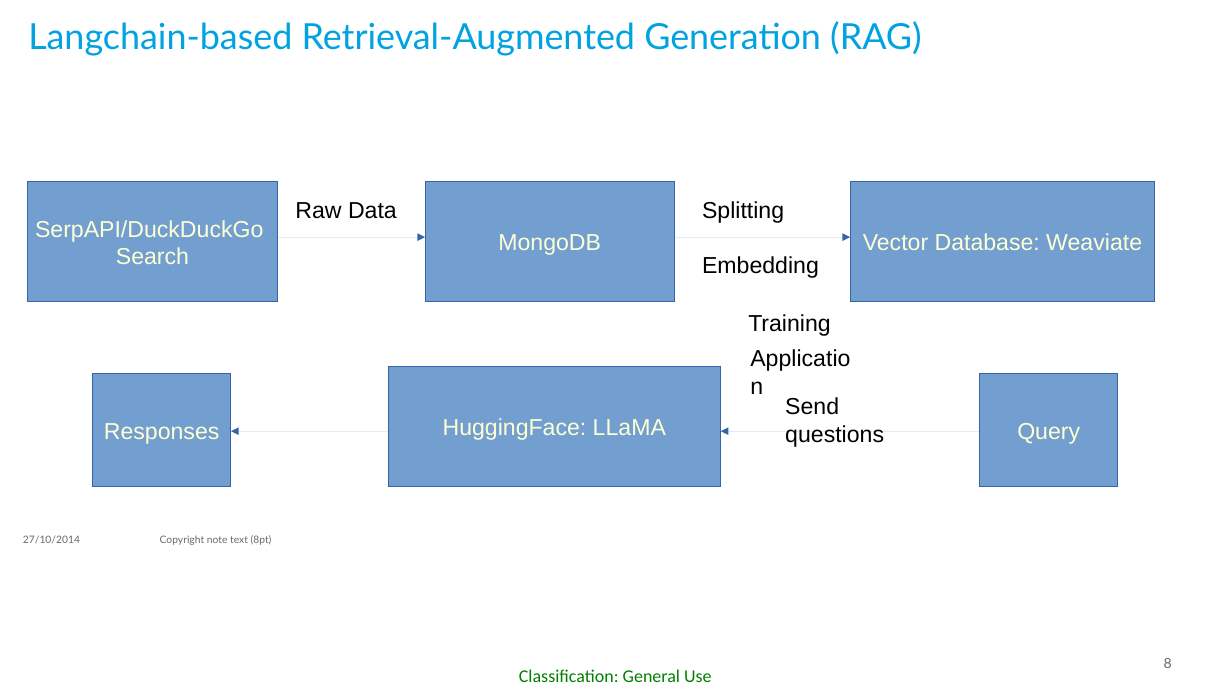
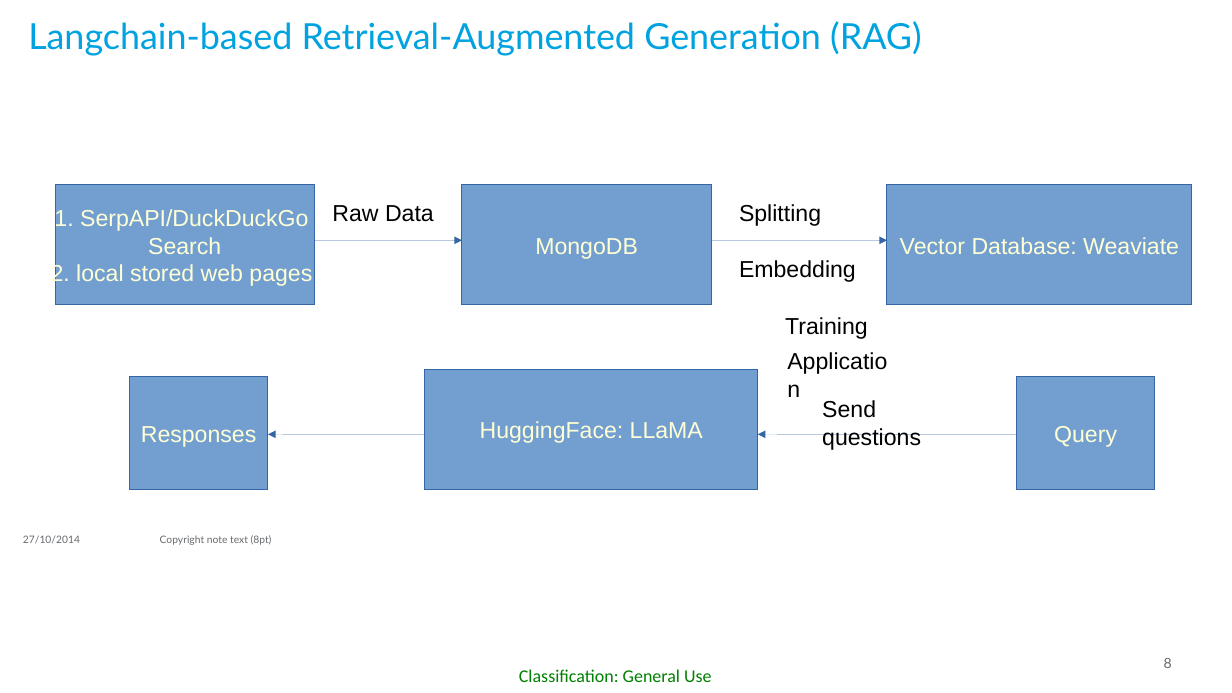
Before and after one commit to AlexWangVT/llm_battery_material_supply_chain, a slide deck: slide 8 of method_explore.pptx. Drawn at 1232x693 pixels with LibreOffice and Linux fonts; fonts in the diff are those of the drawing; background and template pictures are left out. Boxes give left, top, right and bottom in pixels: in the first picture for what was removed or moved away, otherwise in the second. Text is boxed around its words. In the diff, an @@ line names an element or a change of style, - is before the commit and + after.

```diff
--- a/method_explore.pptx
+++ b/method_explore.pptx
@@ rectangle "1. SerpAPI/DuckDuckGo": place and size @@
-rectangle "1. SerpAPI/DuckDuckGo" at box(28, 182, 277, 302)
+rectangle "1. SerpAPI/DuckDuckGo" at box(55, 185, 314, 305)
@@ text in rectangle at box(54, 208, 308, 232): text changed @@
-SerpAPI/DuckDuckGo
+1. SerpAPI/DuckDuckGo
@@ text in rectangle at box(51, 263, 312, 287): paragraph added @@
+2. local stored web pages
@@ 6 texts, 5 rectangles: place and size @@
-6 texts, 5 rectangles at box(92, 182, 1155, 487)
+6 texts, 5 rectangles at box(129, 185, 1192, 490)
@@ 4 arrows: place and size @@
-4 arrows at box(231, 238, 980, 432)
+4 arrows at box(268, 240, 1017, 434)
```
Also in this commit, not shown: 5 other files.
